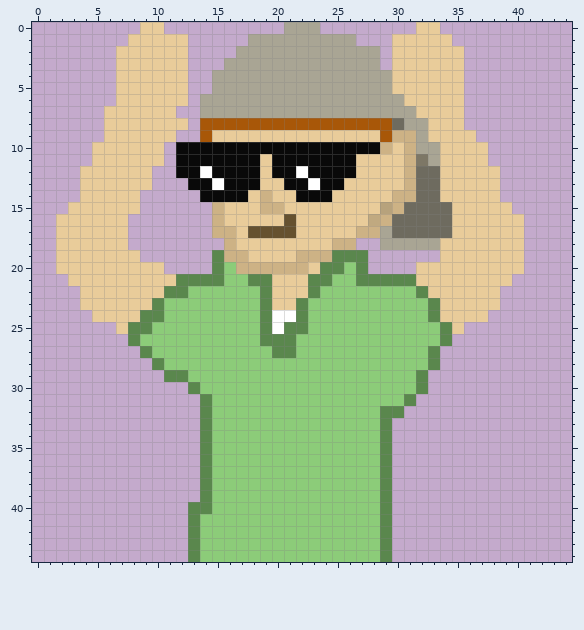
Two versions of one pixel-art sprite, assets/sprites/green_floating.png. Above is the file before it was changed.
The file is 45x45 pixels. Colours within 5 levels of each other are drawn and written as one.
The same view after the edit:
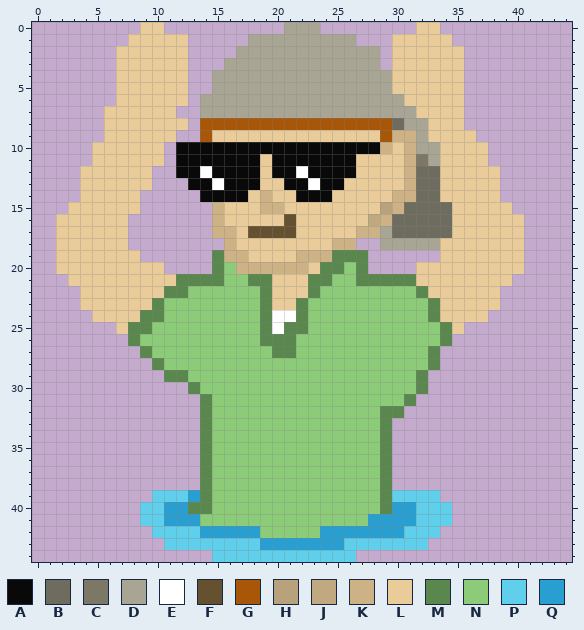
Palette (. is transparent): A #090909  B #6e6b5f  C #7d7766  D #a9a594  E #ffffff  F #65512f  G #a85708  H #b7a27c  J #c0a980  K #cdb285  L #e9cc9a  M #5a874d  N #8ccc79  P #60cfec  Q #299ed1
The edit:
{"y":39,"x":10,"old":"....","new":"PPPQ"}
{"y":39,"x":30,"old":"....","new":"PPPP"}
{"y":40,"x":9,"old":"....","new":"PPQQ"}
{"y":40,"x":30,"old":".....","new":"QQPPP"}
{"y":41,"x":9,"old":"....M","new":"PPQQQ"}
{"y":41,"x":28,"old":"NM.....","new":"QQQQPPP"}
{"y":42,"x":10,"old":"...MNNNNN","new":"PPPPQQQQQ"}
{"y":42,"x":24,"old":"NNNNNM....","new":"QQQQQQQPPP"}
{"y":43,"x":11,"old":"..MNNNNNNNNNNNNNNNM...","new":"PPPPPPPPQQQQQQQPPPPPPP"}
{"y":44,"x":13,"old":"MNNNNNNNNNNNNNNNM","new":"..PPPPPPPPPPPP..."}
{"label":"changed","picture_box":[140,490,452,562]}
